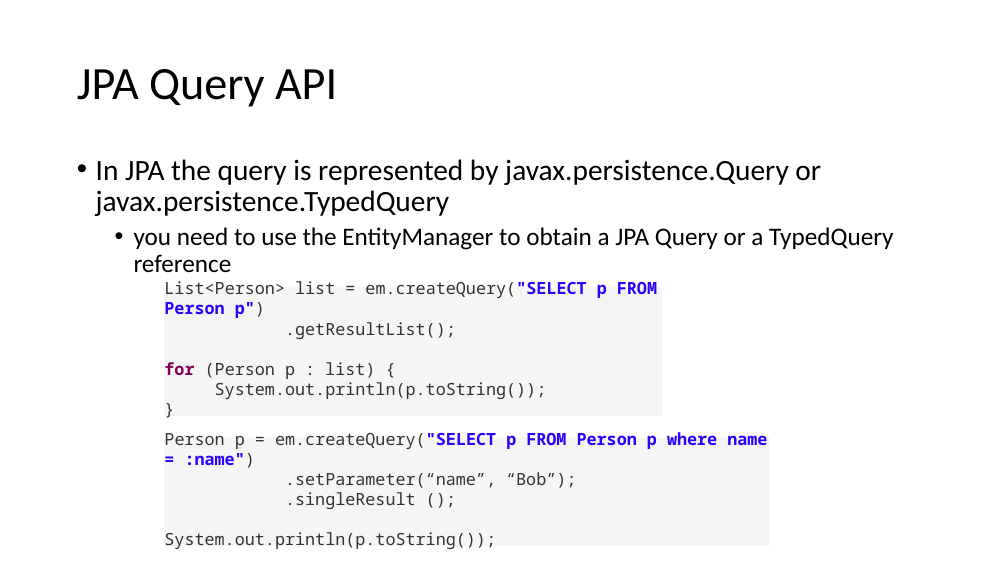
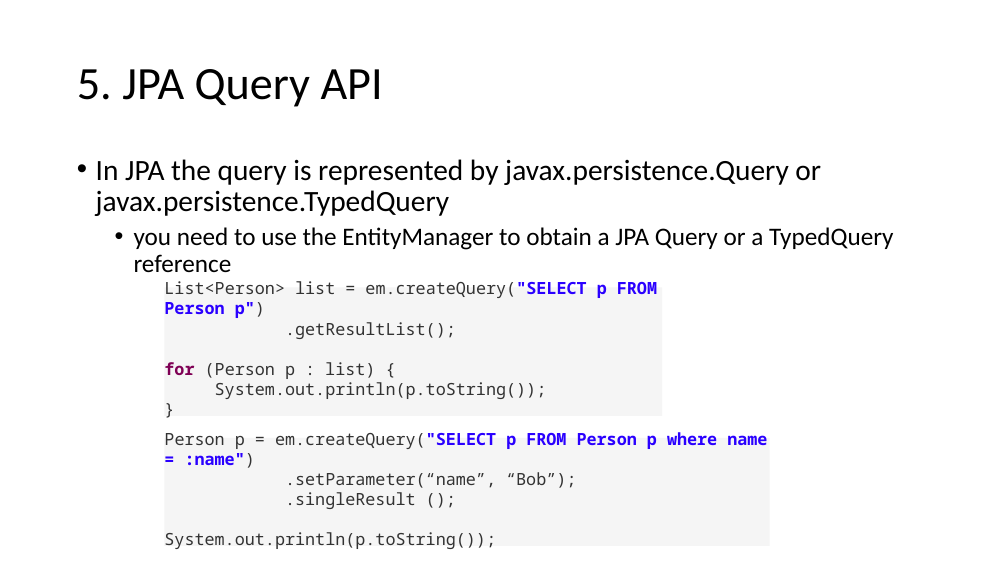
Before and after one commit to lawren43/mytest-repo, a slide deck: slide 13 of test-springmvc/doc/2.JPA Programming.pptx. Drawn at 1008x567 pixels with LibreOffice and Linux fonts; fonts in the diff are those of the drawing. Boxes give left, top, right and bottom in pixels: in the first picture for what was removed or moved away, otherwise in the second. Text is boxed around its words. In the diff, an @@ line names an element or a change of style, - is before the commit and + after.

```diff
--- a/test-springmvc/doc/2.JPA Programming.pptx
+++ b/test-springmvc/doc/2.JPA Programming.pptx
@@ title at [77, 69, 383, 107]: text changed @@
-JPA Query API
+5. JPA Query API
```
Also in this commit, not shown: 11 other slides changed, 9 other files.
